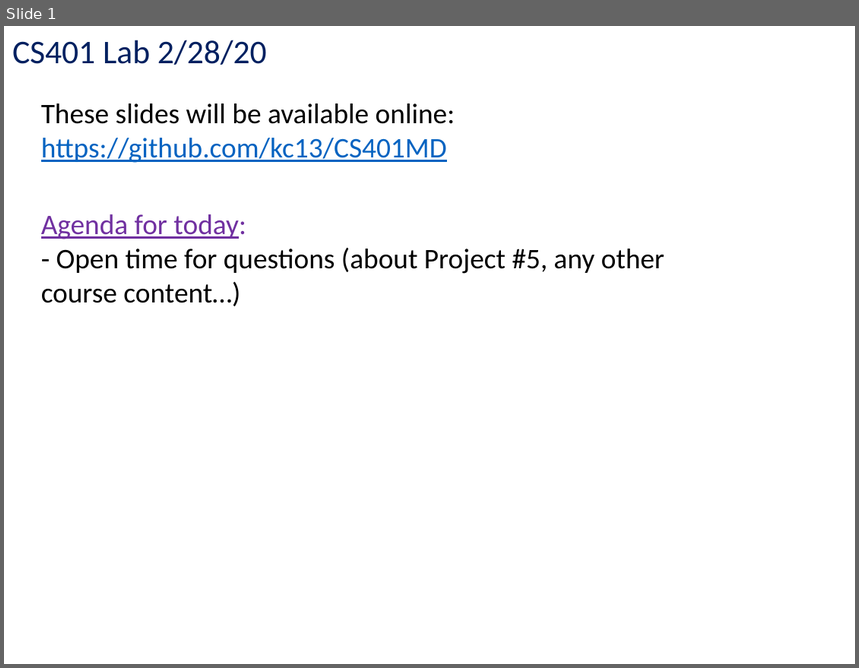
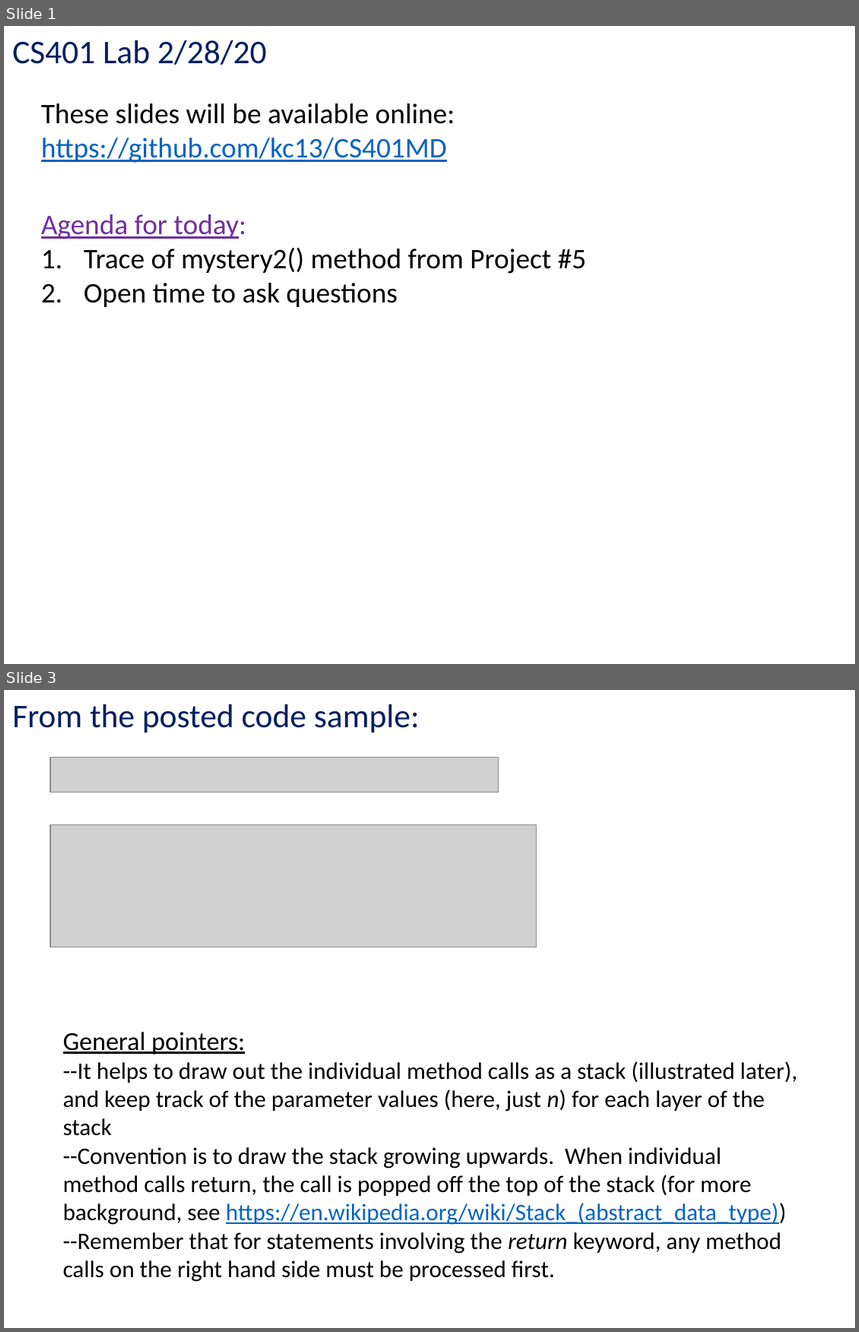
Before and after one commit to kc13/CS401MD, a slide deck: cs401_lab_2_28_20.pptx. Shown one above the other, each under a label of ours: slide 1 before the commit, slides 1 and 3 after it; the slides between them are not shown. The pictures are 859x668 and 859x1332 pixels, drawn with LibreOffice and Linux fonts; fonts in the diff are those of the drawing; grey boxes stand for pictures. Boxes give left, top, right and bottom in pixels: in the first picture for what was removed or moved away, otherwise in the second. Text is boxed around its words. In the diff, an @@ line names an element or a change of style, - is before the commit and + after.

```diff
--- a/cs401_lab_2_28_20.pptx
+++ b/cs401_lab_2_28_20.pptx
@@ slide 3 added at bbox=[4, 690, 855, 1328], background #FFFFFF @@
@@ text added at bbox=[12, 704, 420, 733], 28 pt, text #002060 @@
+From the posted code sample:
@@ picture added at bbox=[51, 757, 499, 792] @@
@@ picture added at bbox=[51, 825, 537, 947] @@
@@ text added at bbox=[63, 1032, 797, 1282], 20 pt, text #000000 @@
+General pointers:
+--It helps to draw out the individual method calls as a stack (illustrated later), and keep track of the parameter values (here, just n) for each layer of the stack
+--Convention is to draw the stack growing upwards. When individual method calls return, the call is popped off the top of the stack (for more background, see https://en.wikipedia.org/wiki/Stack_(abstract_data_type))
+--Remember that for statements involving the return keyword, any method calls on the right hand side must be processed first.
@@ slide 1 changed as well @@
@@ text at bbox=[84, 248, 586, 307]: text changed @@
-  - Open time for questions (about Project #5, any other course content…)
+  1. Trace of mystery2() method from Project #5
+  2. Open time to ask questions
```
Also in this commit, not shown: 3 other slides added.
